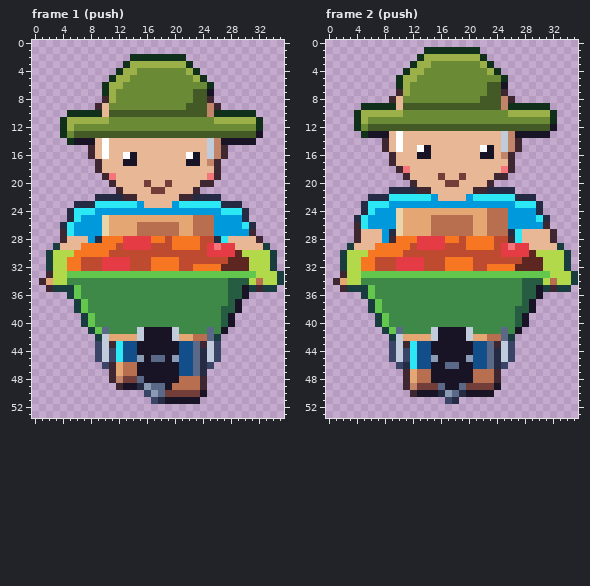
One commit to this pixel-art file: art/hood-people/gardener@75.aseprite. Above: the version before the commit.
36x54 pixels, 10 frames. Shown: frame 1 (push), frame 2 (push). The commit also changed other frames, which this record leaves out.
After the commit:
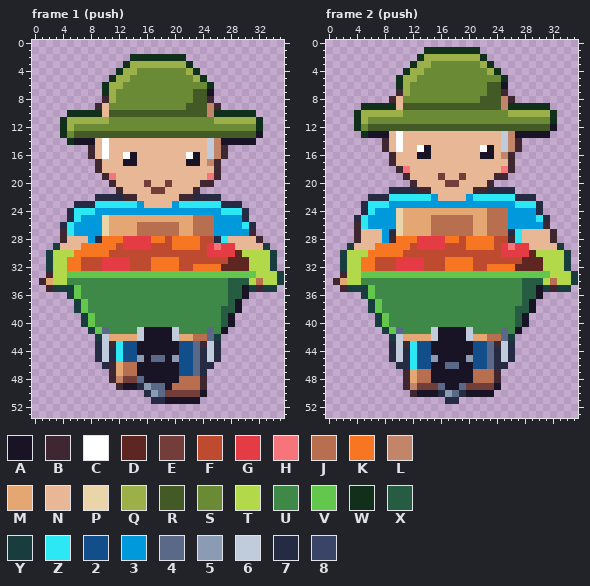
Palette (. is transparent): A #181425  B #3e2731  C #ffffff  D #5e2620  E #733e39  F #be4a2f  G #e43b44  H #f6757a  J #b86f50  K #f77622  L #c28569  M #e4a672  N #e8b796  P #ead4aa  Q #9cb04a  R #445a26  S #6b8a35  T #b2d94a  U #3e8948  V #63c74d  W #11301c  X #265c42  Y #193c3e  Z #2ce8f5  2 #124e89  3 #0099db  4 #5a6988  5 #8b9bb4  6 #c0cbdc  7 #262b44  8 #3a4466
From old to new:
Frame 1 (push):
y 43: x 9 8 -> 7; x 26 8 -> 7
y 44..45: x 9 8 -> 7; x 11 8 -> 7; x 26 8 -> 7
y 46: x 10 8 -> 7; x 25 8 -> 7
y 50: x 16 8 -> 7
y 51: x 17 8 -> 7
Frame 2 (push):
y 43: x 9 8 -> 7; x 26 8 -> 7
y 44..45: x 9 8 -> 7; x 11 8 -> 7; x 26 8 -> 7
y 46: x 10 8 -> 7; x 25 8 -> 7
y 51: x 17 8 -> 7
